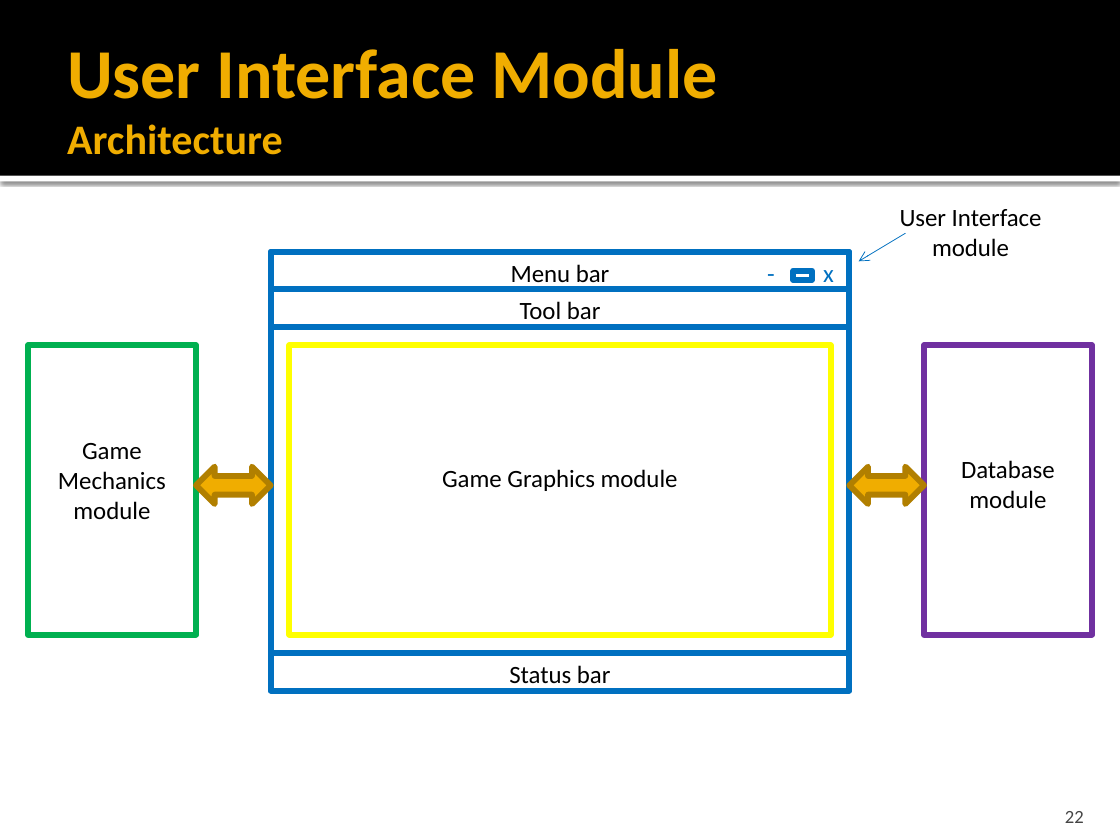
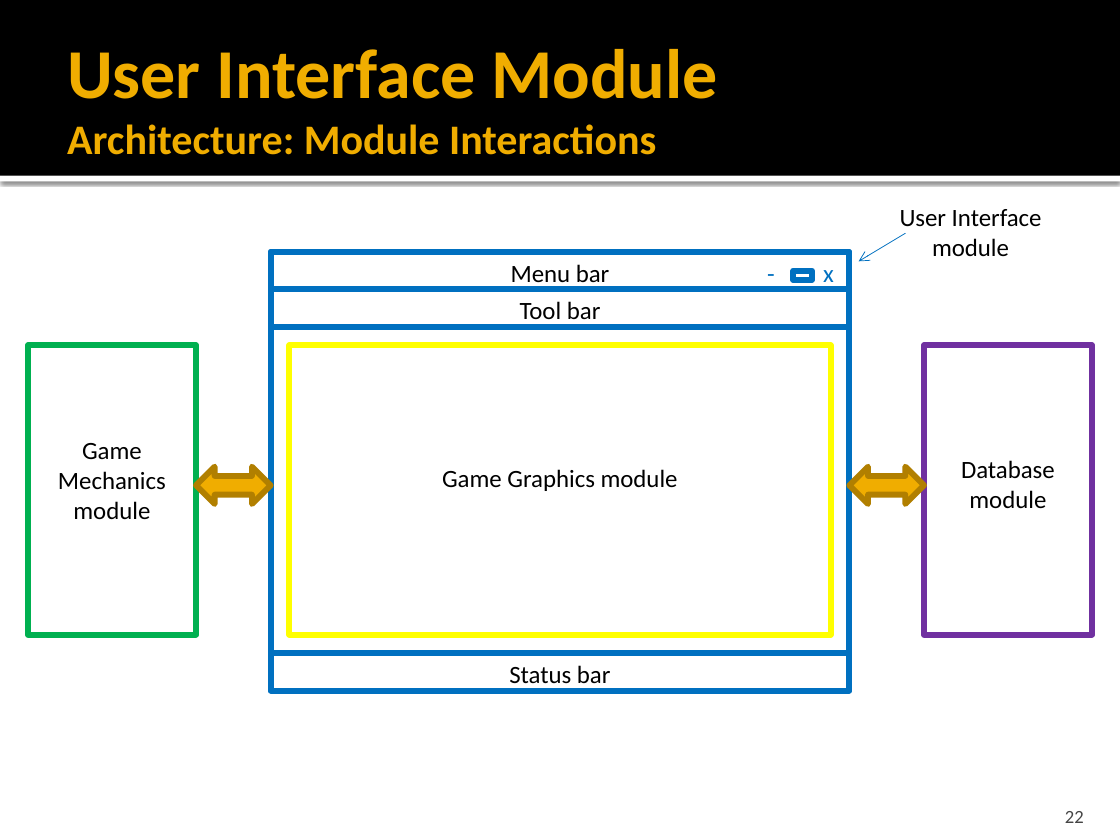
Before and after one commit to idxExtropy/duel-reality, a slide deck: slide 22 of Docs/DUEL REALITY .pptx. Drawn at 1120x840 pixels with LibreOffice and Linux fonts; fonts in the diff are those of the drawing. Boxes give left, top, right and bottom in pixels: in the first picture for what was removed or moved away, otherwise in the second. Text is boxed around its words. In the diff, an @@ line names an element or a change of style, - is before the commit and + after.

```diff
--- a/Docs/DUEL REALITY .pptx
+++ b/Docs/DUEL REALITY .pptx
@@ title at (x1=67, y1=49, x2=717, y2=155): text changed; size 45 to 27 pt @@
-User Interface Module
-Architecture
+User Interface Module
+Architecture: Module Interactions
```
Also in this commit, not shown: 4 other slides changed, 2 slides added.
